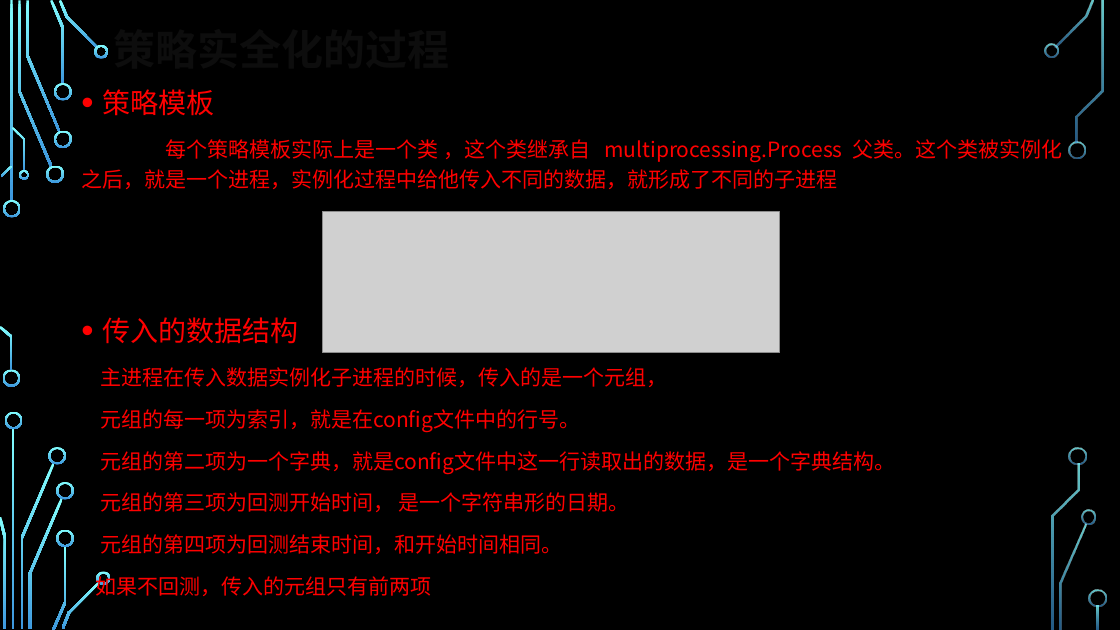
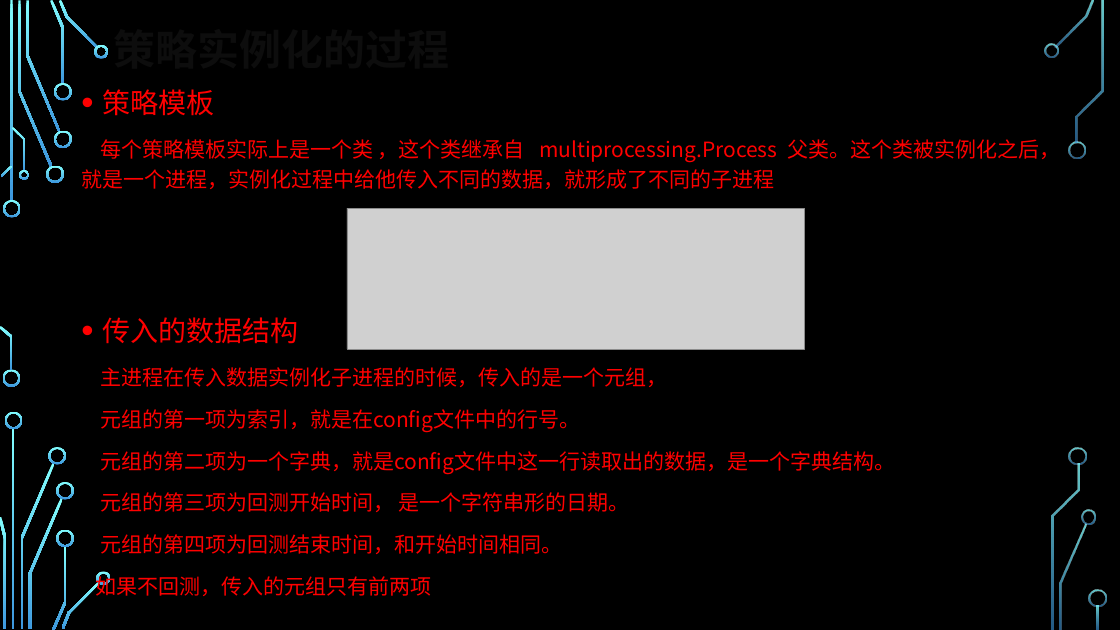
Before and after one commit to shiyindebcd/ProcessTrader, a slide deck: slide 5 of 进程交易者简介.pptx. Drawn at 1120x630 pixels with LibreOffice and Linux fonts; fonts in the diff are those of the drawing; grey boxes stand for pictures; background and template pictures are left out. Boxes give left, top, right and bottom in pixels: in the first picture for what was removed or moved away, otherwise in the second. Text is boxed around its words. In the diff, an @@ line names an element or a change of style, - is before the commit and + after.

```diff
--- a/进程交易者简介.pptx
+++ b/进程交易者简介.pptx
@@ title at <box>81,89,1060,189</box>: text changed @@
-策略实全化的过程
+策略实例化的过程
@@ picture: place and size @@
-picture at <box>323,212,781,353</box>
+picture at <box>347,208,805,350</box>
@@ text at <box>100,409,580,432</box>: text changed @@
-元组的每一项为索引，就是在config文件中的行号。
+元组的第一项为索引，就是在config文件中的行号。
```
Also in this commit, not shown: 1 other file.
